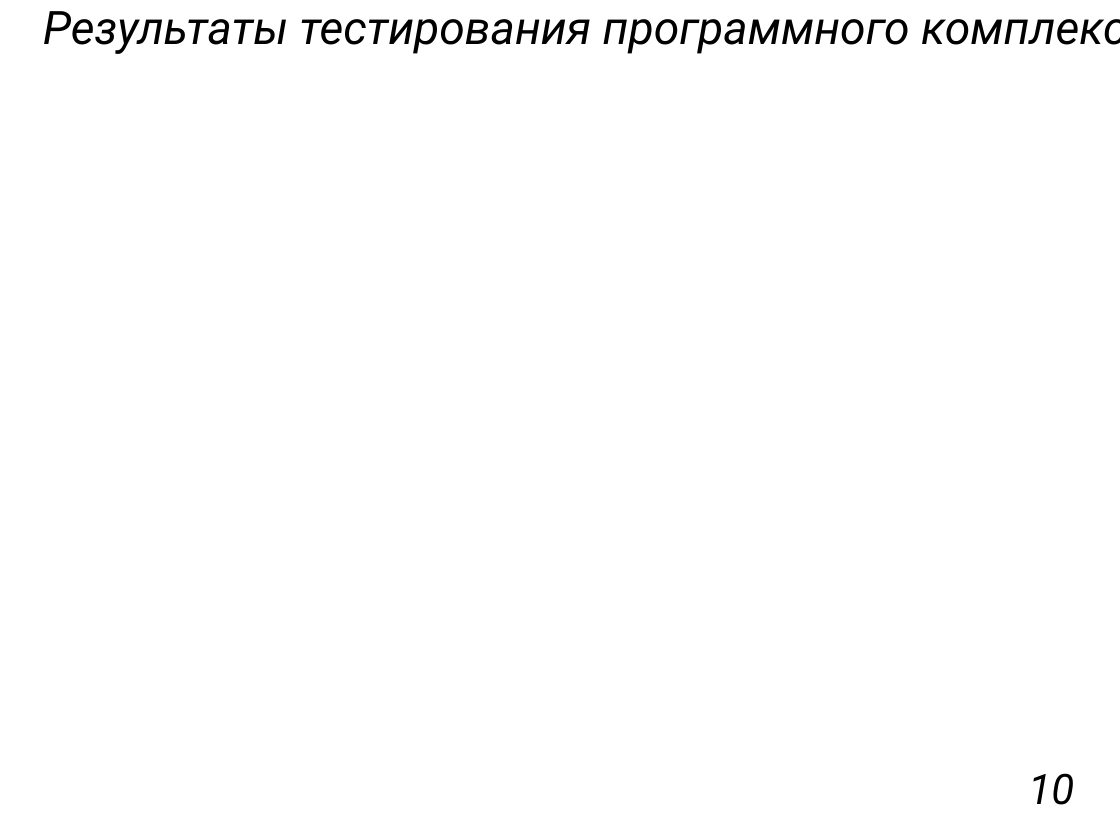
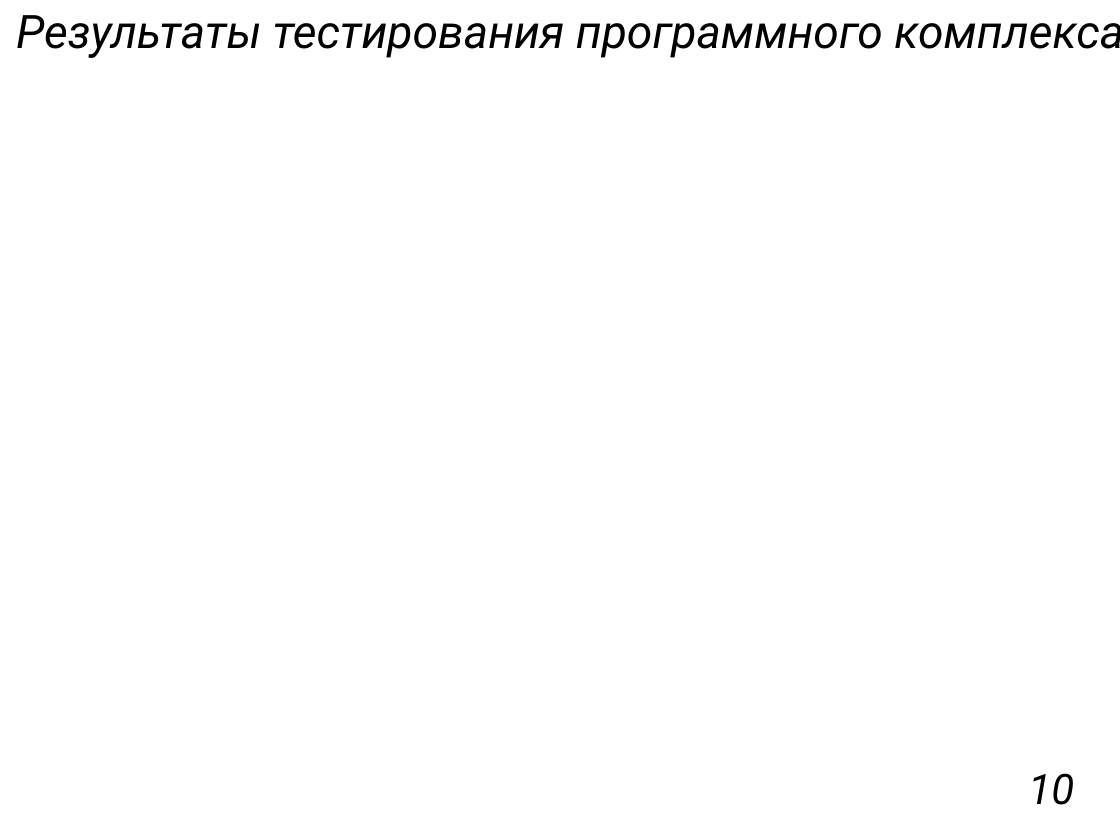
Before and after one commit to Vishota/diplom, a slide deck: slide 11 of презентация.pptx. Drawn at 1120x840 pixels with LibreOffice and Linux fonts; fonts in the diff are those of the drawing. Boxes give left, top, right and bottom in pixels: in the first picture for what was removed or moved away, otherwise in the second. Text is boxed around its words. In the diff, an @@ line names an element or a change of style, - is before the commit and + after.

```diff
--- a/презентация.pptx
+++ b/презентация.pptx
@@ title "Результаты тестирования программного комплекса" rewrapped from bbox=[43, 11, 910, 54] to bbox=[16, 15, 1120, 58] @@
```
Also in this commit, not shown: 1 other slide changed, 2 slides added, 1 slide removed, 1 other file.
